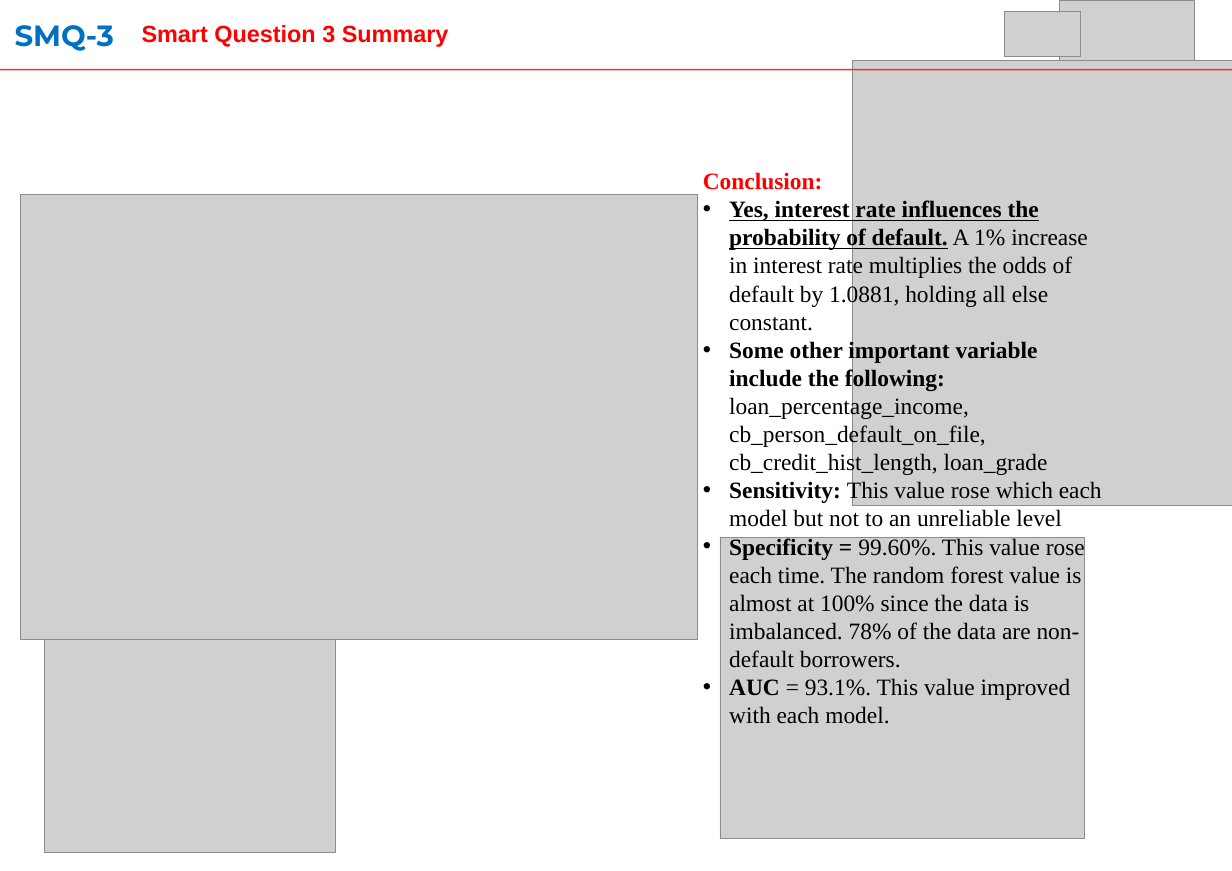
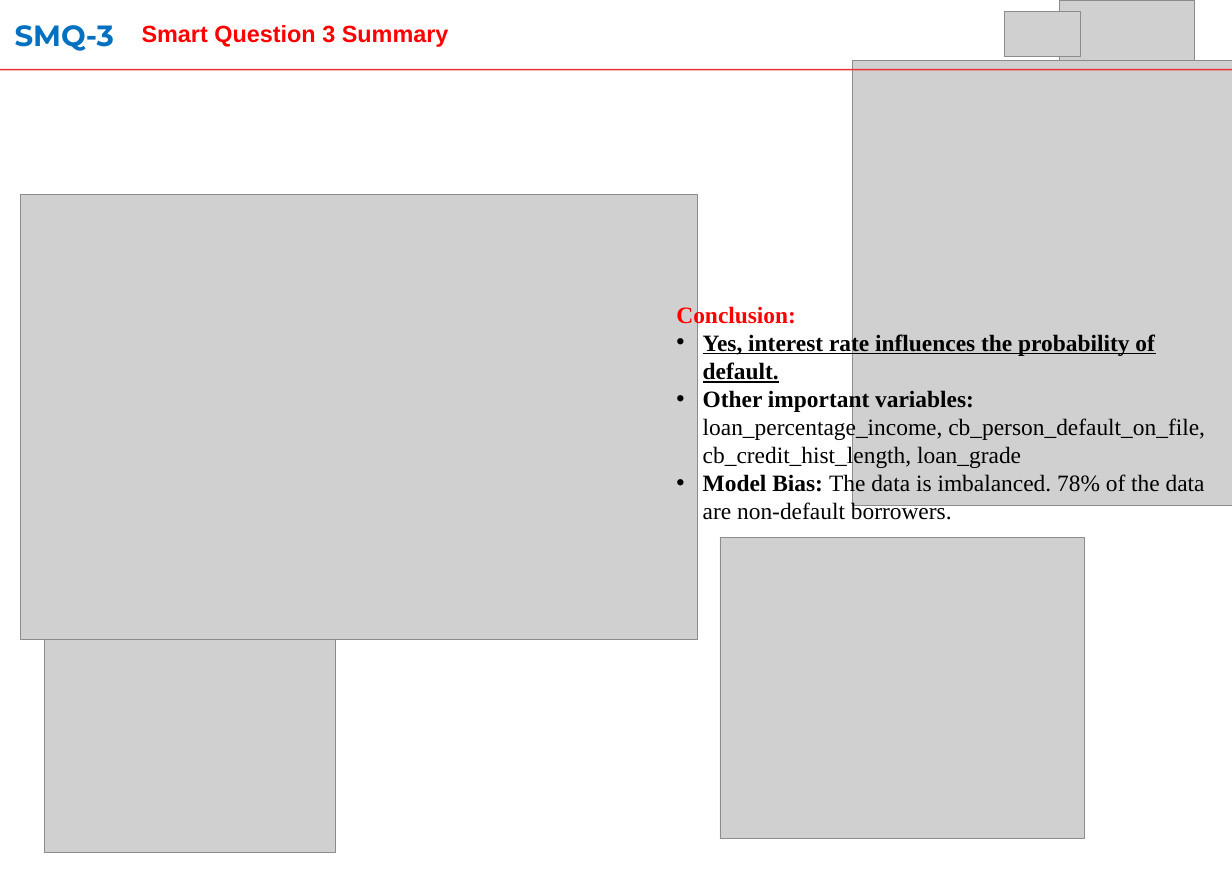
Before and after one commit to ulugbek-islomov/Intro-to-Data-Science-Project-2, a slide deck: slide 6 of Project 2_presentation_SMART #4.pptx (slide 9 before the commit). Drawn at 1232x871 pixels with LibreOffice and Linux fonts; fonts in the diff are those of the drawing; grey boxes stand for pictures. Boxes give left, top, right and bottom in pixels: in the first picture for what was removed or moved away, otherwise in the second. Text is boxed around its words. In the diff, an @@ line names an element or a change of style, - is before the commit and + after.

```diff
--- a/Project 2_presentation_SMART #4.pptx
+++ b/Project 2_presentation_SMART #4.pptx
@@ text "Conclusion:": place and size @@
-text "Conclusion:" at <box>703,172,1102,724</box>
+text "Conclusion:" at <box>676,304,1205,520</box>
@@ text at <box>703,332,1205,520</box>: text changed @@
-• Yes, interest rate influences the probability of default. A 1% increase in interest rate multiplies the odds of default by 1.0881, holding all else constant.
-• Some other important variable include the following: loan_percentage_income, cb_person_default_on_file, cb_credit_hist_length, loan_grade
-• Sensitivity: This value rose which each model but not to an unreliable level
-• Specificity = 99.60%. This value rose each time. The random forest value is almost at 100% since the data is imbalanced. 78% of the data are non-default borrowers.
-• AUC = 93.1%. This value improved with each model.
+• Yes, interest rate influences the probability of default.
+• Other important variables: loan_percentage_income, cb_person_default_on_file, cb_credit_hist_length, loan_grade
+• Model Bias: The data is imbalanced. 78% of the data are non-default borrowers.
```
Also in this commit, not shown: 3 other slides changed, 1 slide added, 4 slides removed.
